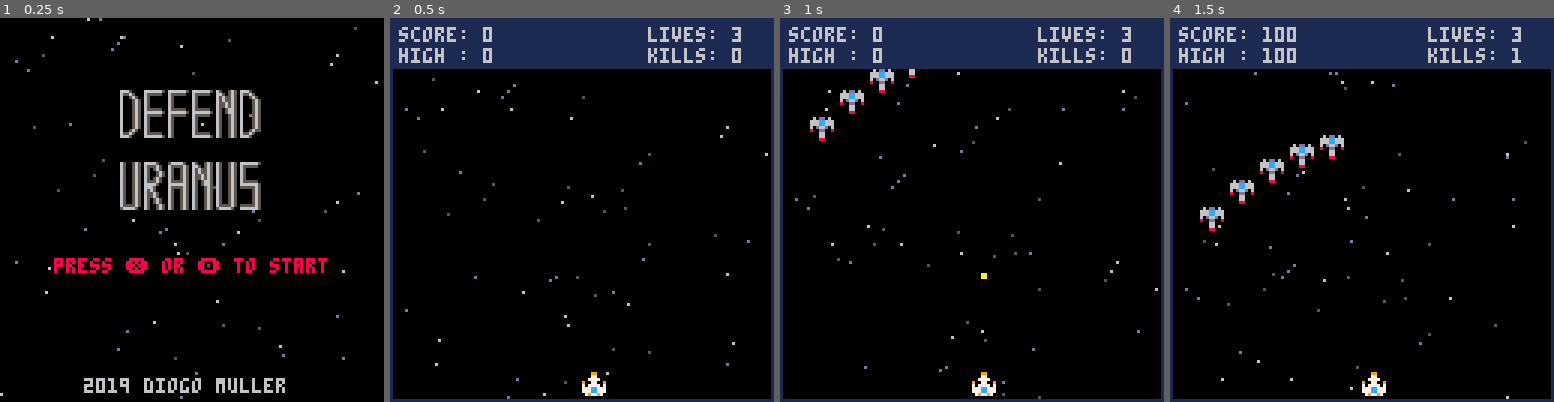
Above: before the commit, frames 1-4 (left to right).
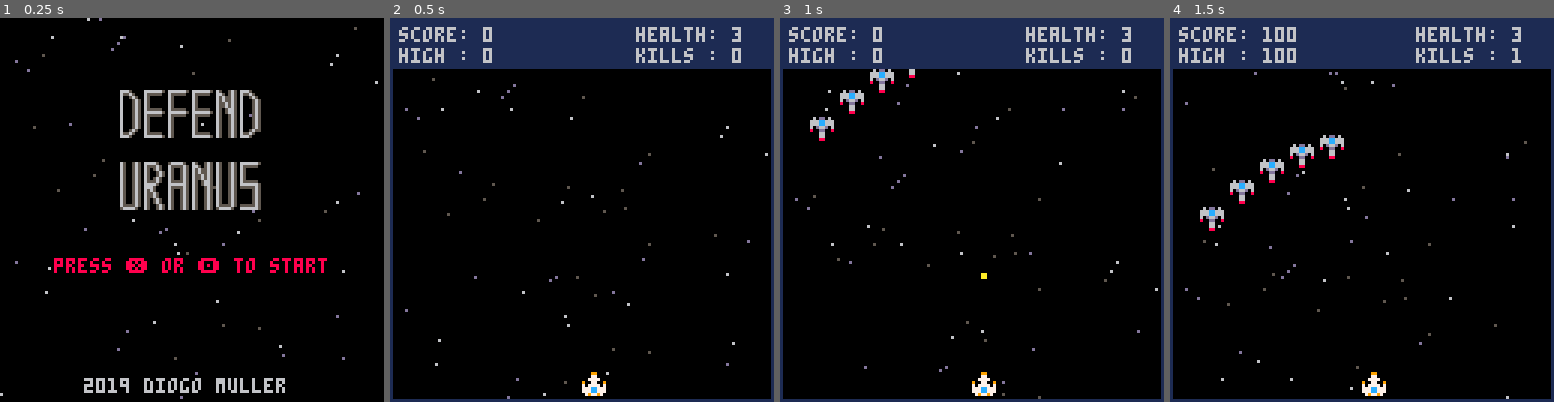
Above: after the commit, the same moments.

Repository: DioMuller/pico-8
Game: PICO-8 cartridge spaceship.p8
The game is run twice, just before and just after one commit, with the same random seed, the same clock (stepped at 60 frames per second) and the same inputs.
Inputs:
- Up to frame 1 (0.25 s): no input
- Up to frame 2 (0.5 s): tap X (X key) at 0.33 s
- Up to frame 3 (1 s): tap O (Z key) at 0.7 s
- Up to frame 4 (1.5 s): tap X (X key) at 1.07 s

Frame 1 is identical in both runs. In frame 2, 0.5% of the frame differs, in the area x 64-83%, y 2-12%; in frame 3, 0.5%; in frame 4, 0.5%.

Commit message:
BGM by level.

Diff:
--- a/spaceship.p8
+++ b/spaceship.p8
@@ -55,6 +55,7 @@
 {
 	{
 		level = 1,
+		bgm = 5,
 		waves =
 		{
 			{enemy_type=1,count=6,creation_pos=function(count) return count*10, (6-count)*(6-count) - 30 end},
@@ -245,9 +246,6 @@
 	wave = 0
 	lives = 3
 
-	-- bgm
-	music(5)
-
 	-- init enemies
 	next_level()
 end
@@ -417,8 +415,8 @@
 	print('score: '..score, 3, 3, 6)
 	print('high : '..high, 3, 10, 6)
 
-	print('lives: '..lives, 86, 3, 6)
-	print('kills: '..kills, 86,10, 6)
+	print('health: '..lives, 82, 3, 6)
+	print('kills : '..kills, 82,10, 6)
 
 	-- border
 	rect(0,16,127,127,1)
@@ -534,7 +532,13 @@
 	if level > #levels then
 		change_state(3)
 	else
+		-- bgm
+		music(levels[level].bgm)
+
+		-- background
 		background = levels[level].background
+
+		-- re-start waves
 		next_wave()
 	end
 end
